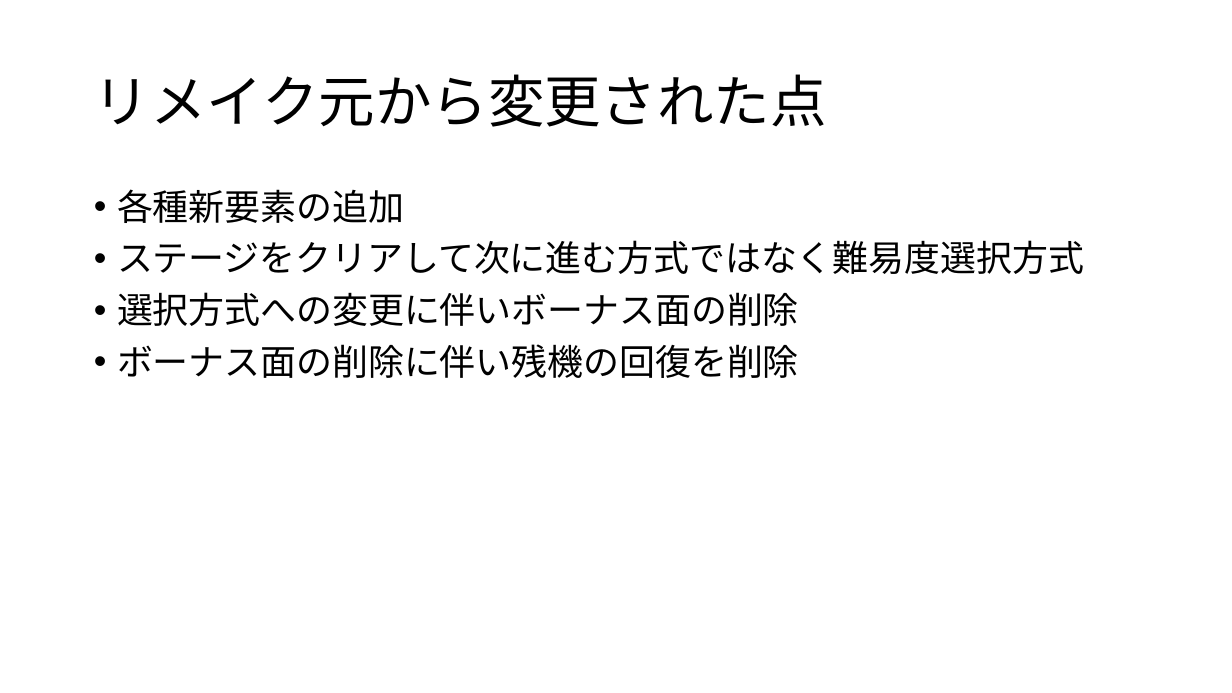
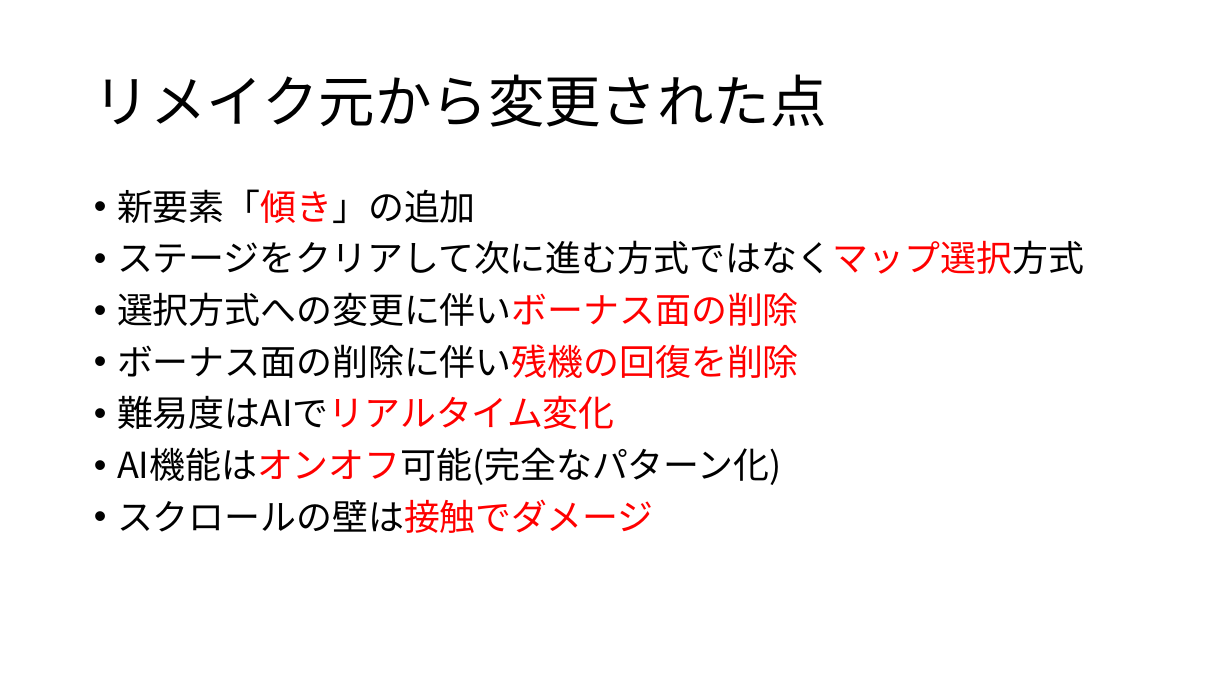
Before and after one commit to TomoyaKanazaki/Graduation, a slide deck: slide 5 of 03_pranning/00_本企画.pptx. Drawn at 1232x693 pixels with LibreOffice and Linux fonts; fonts in the diff are those of the drawing. Boxes give left, top, right and bottom in pixels: in the first picture for what was removed or moved away, otherwise in the second. Text is boxed around its words. In the diff, an @@ line names an element or a change of style, - is before the commit and + after.

```diff
--- a/03_pranning/00_本企画.pptx
+++ b/03_pranning/00_本企画.pptx
@@ text at box(117, 189, 1084, 274): text changed @@
-• 各種新要素の追加
-• ステージをクリアして次に進む方式ではなく難易度選択方式
+• 新要素「傾き」の追加
+• ステージをクリアして次に進む方式ではなくマップ選択方式
@@ text at box(117, 292, 799, 378): text colour #000000 to #FF0000 in "選択方式への変更に伴いボーナス面の削除", "ボーナス面の削除に伴い残機の回復を削除" @@
@@ text at box(117, 395, 782, 533): paragraphs added @@
+• 難易度はAIでリアルタイム変化
+• AI機能はオンオフ可能(完全なパターン化)
+• スクロールの壁は接触でダメージ
```
Also in this commit, not shown: 3 other slides changed, 19 other files.
